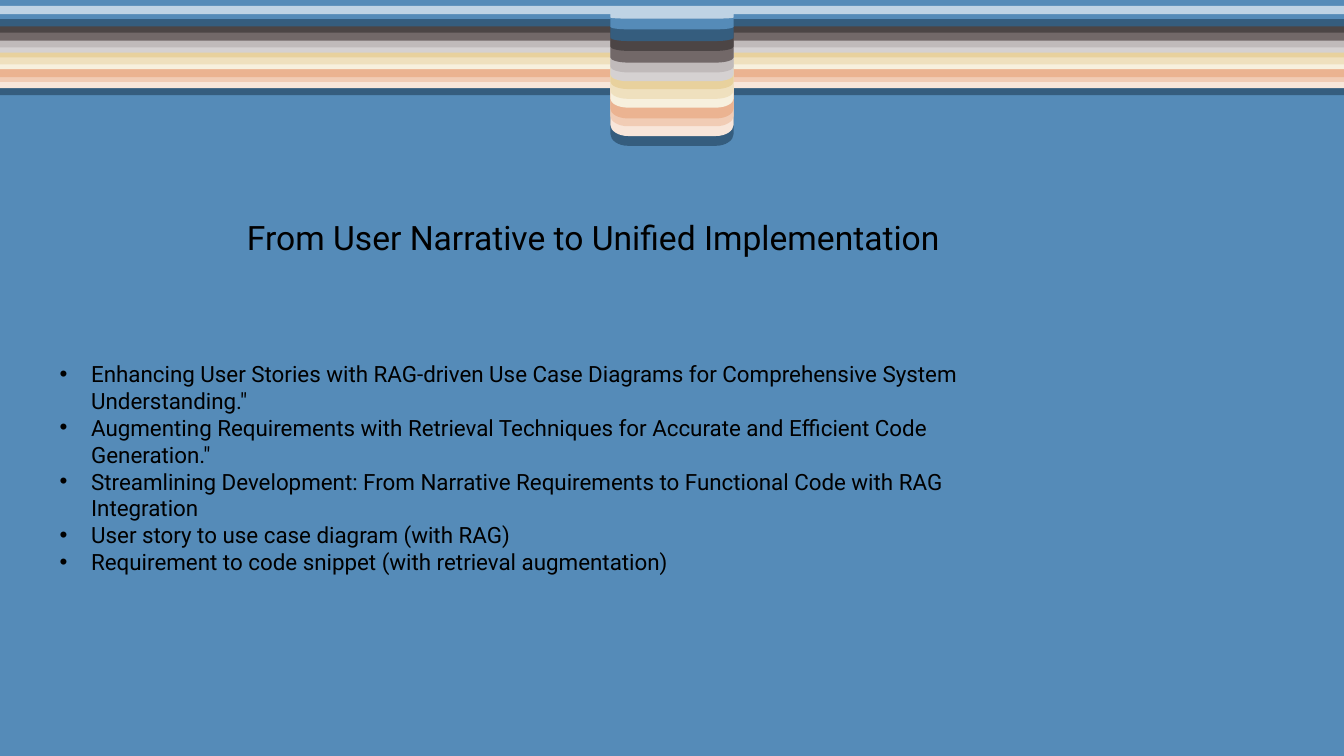
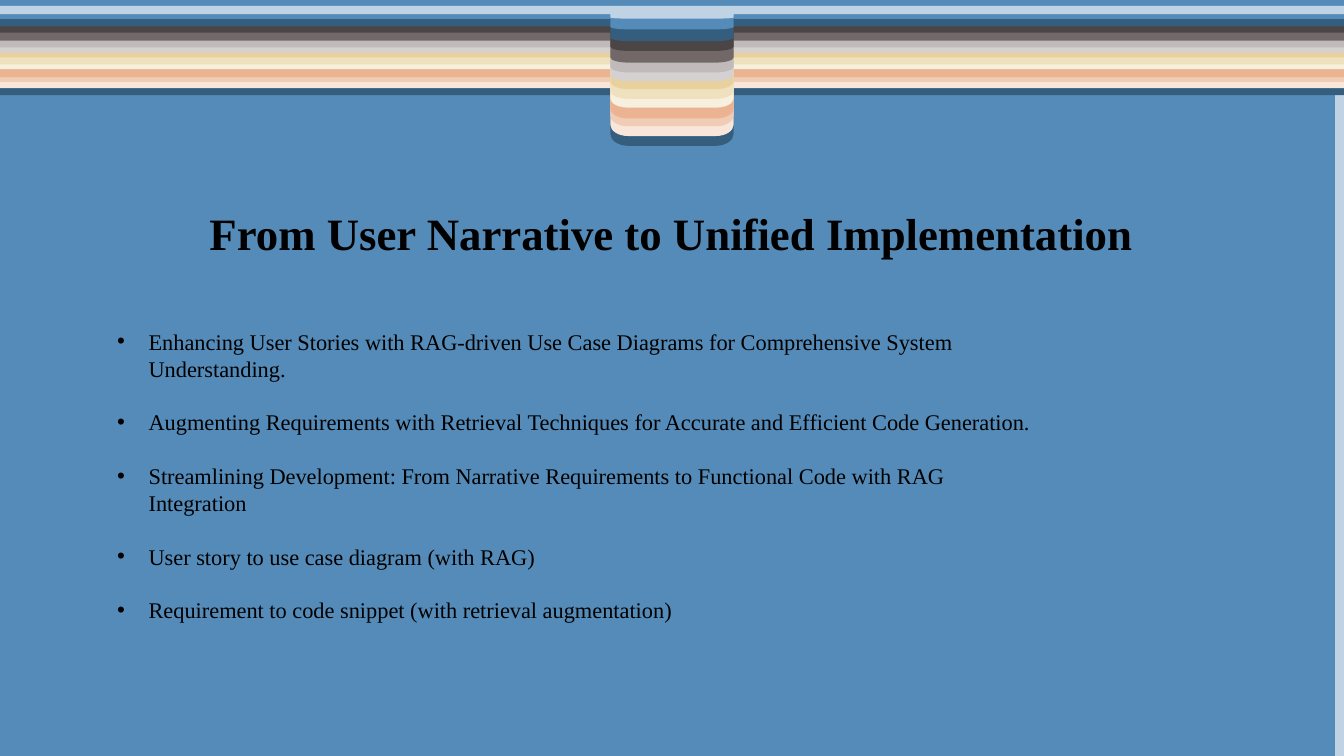
Before and after one commit to reshmailfatima/Stewart-Hackathon, a slide deck: slide 5 of Presentation_02 (1).pptx (slide 6 before the commit). Drawn at 1344x756 pixels with LibreOffice and Linux fonts; fonts in the diff are those of the drawing; background and template pictures are left out. Boxes give left, top, right and bottom in pixels: in the first picture for what was removed or moved away, otherwise in the second. Text is boxed around its words. In the diff, an @@ line names an element or a change of style, - is before the commit and + after.

```diff
--- a/Presentation_02 (1).pptx
+++ b/Presentation_02 (1).pptx
@@ freeform shape: place and size @@
-freeform shape at box(0, 0, 1344, 756)
+freeform shape at box(0, 3, 1335, 756)
@@ text "From User Narrative to Unified ...": place and size @@
-text "From User Narrative to Unified ..." at box(247, 224, 939, 257)
+text "From User Narrative to Unified ..." at box(209, 218, 1132, 259)
@@ text "From User Narrative to Unified ..." at box(209, 218, 1132, 259): size 24 to 32 pt, font Roboto to Times New Roman, bold on @@
@@ text "Enhancing User Stories with RAG-driven ...": place and size @@
-text "Enhancing User Stories with RAG-driven ..." at box(91, 365, 957, 575)
+text "Enhancing User Stories with RAG-driven ..." at box(149, 334, 1030, 623)
@@ text at box(149, 334, 1030, 435): text changed; font Roboto to Times New Roman @@
-• Enhancing User Stories with RAG-driven Use Case Diagrams for Comprehensive System Understanding."
-• Augmenting Requirements with Retrieval Techniques for Accurate and Efficient Code Generation."
+• Enhancing User Stories with RAG-driven Use Case Diagrams for Comprehensive System Understanding.
+• Augmenting Requirements with Retrieval Techniques for Accurate and Efficient Code Generation.
@@ text at box(149, 468, 944, 623): font Roboto to Times New Roman in "Streamlining Development: From Narrative Requirements to Fun ...", "User story to use case diagram (with ...", "Requirement to code snippet (with retrieval augmentation)" @@
```
Also in this commit, not shown: 6 other slides changed, 1 slide removed.
